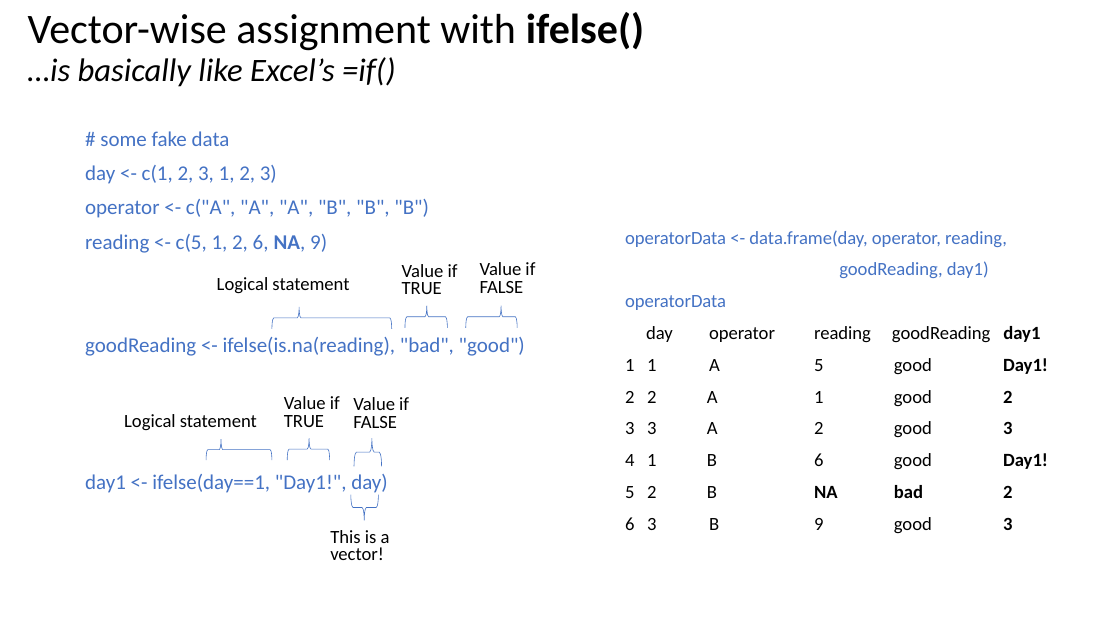
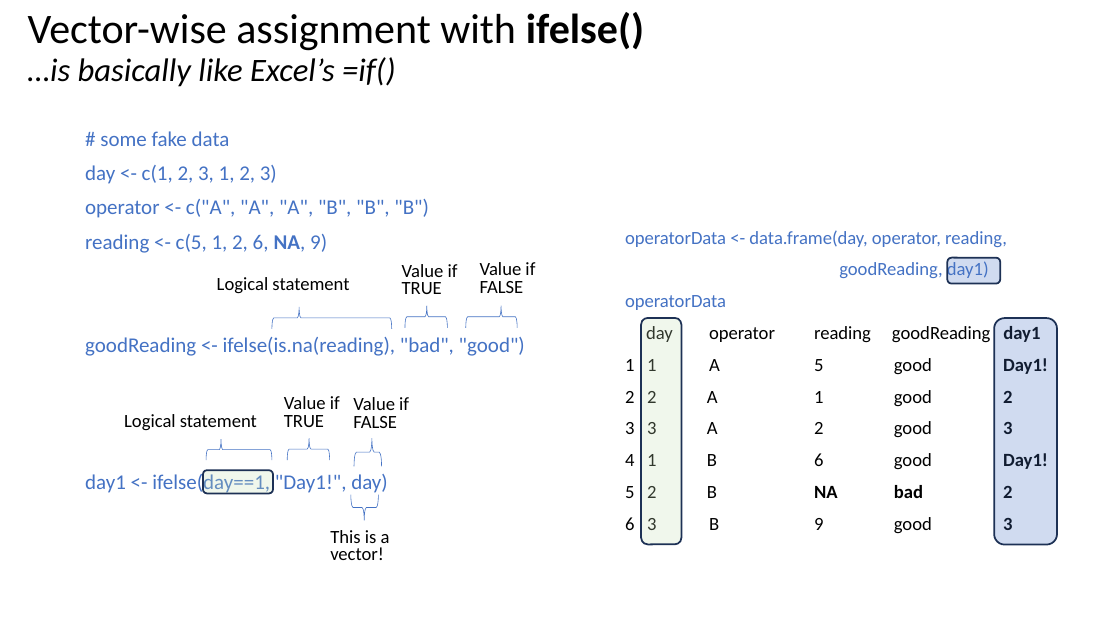
Before and after one commit to justinpriest/ADFG_R_Intro_Workshop, a slide deck: slide 23 of presentations/4 - Programming Basics 2 - Under the Hood.pptx (slide 24 before the commit). Drawn at 1120x630 pixels with LibreOffice and Linux fonts; fonts in the diff are those of the drawing. Boxes give left, top, right and bottom in pixels: in the first picture for what was removed or moved away, otherwise in the second. Text is boxed around its words. In the diff, an @@ line names an element or a change of style, - is before the commit and + after.

```diff
--- a/presentations/4 - Programming Basics 2 - Under the Hood.pptx
+++ b/presentations/4 - Programming Basics 2 - Under the Hood.pptx
@@ rounded rectangle added at bbox=[948, 258, 1001, 284], fill #4472C4 at 25% opacity, outline #1E3256 1.5 pt @@
@@ rounded rectangle added at bbox=[641, 318, 681, 544], fill #C5E0B4 at 25% opacity, outline #1E3256 1.5 pt @@
@@ rounded rectangle added at bbox=[995, 318, 1058, 545], fill #4472C4 at 25% opacity, outline #1E3256 1.5 pt @@
@@ rounded rectangle added at bbox=[203, 471, 273, 494], fill #C5E0B4 at 25% opacity, outline #1E3256 1.5 pt @@
```
Also in this commit, not shown: 9 other slides changed, 8 slides removed, 12 other files.
